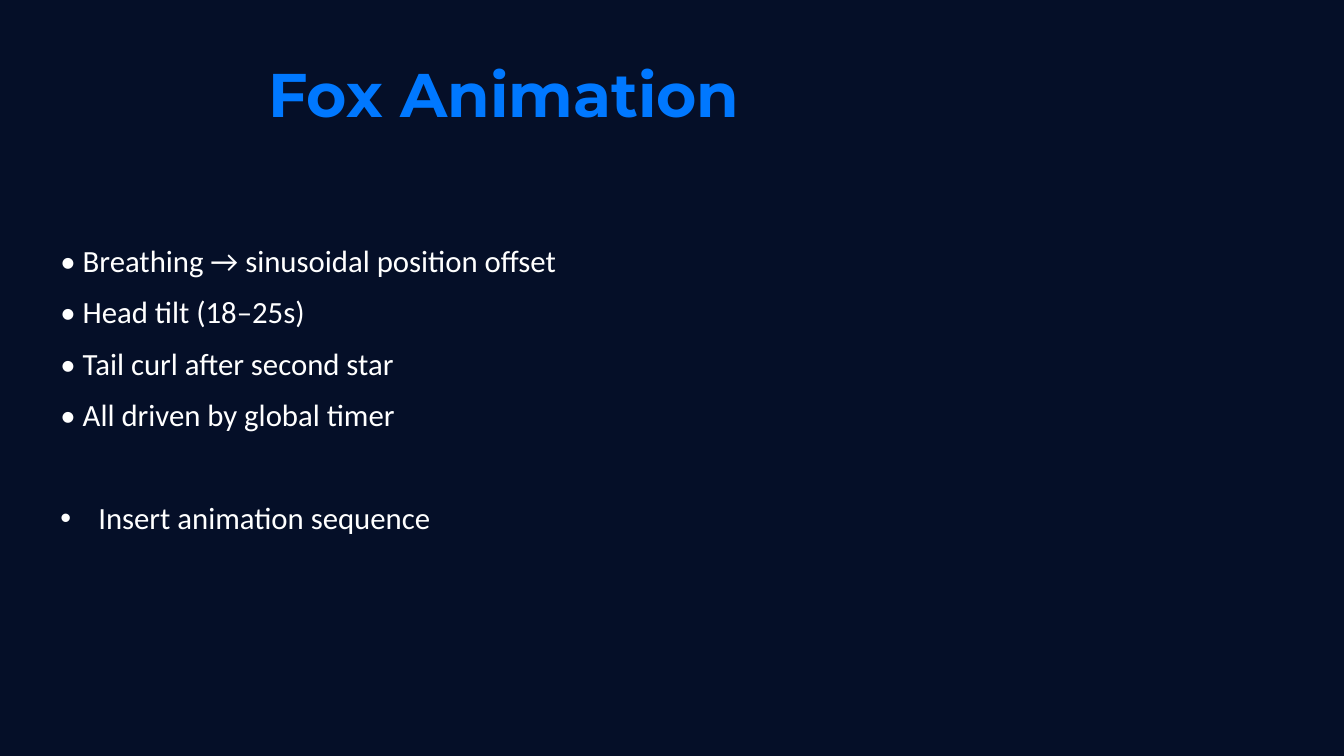
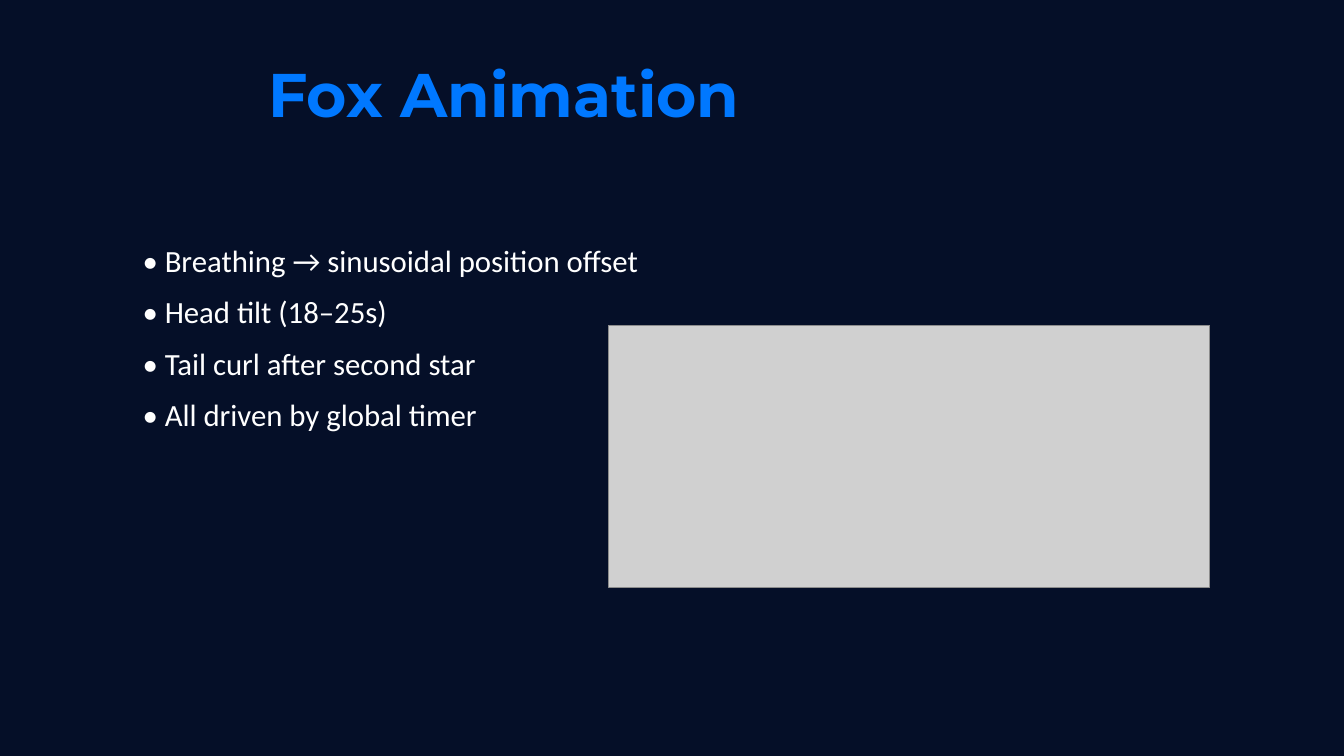
Before and after one commit to Morphex-Mo/COMP4422-Computer-Graphics-Proj, a slide deck: slide 9 of Star_Collector_Presentation_Perfect_16pages.pptx. Drawn at 1344x756 pixels with LibreOffice and Linux fonts; fonts in the diff are those of the drawing; grey boxes stand for pictures. Boxes give left, top, right and bottom in pixels: in the first picture for what was removed or moved away, otherwise in the second. Text is boxed around its words. In the diff, an @@ line names an element or a change of style, - is before the commit and + after.

Commit message:
Remove PrePPT.py and update presentation file
Deleted the PrePPT.py script used to generate the presentation and updated the Star_Collector_Presentation_Perfect_16pages.pptx file. This streamlines the repository by removing the generation script and providing the latest version of the presentation.

```diff
--- a/Star_Collector_Presentation_Perfect_16pages.pptx
+++ b/Star_Collector_Presentation_Perfect_16pages.pptx
@@ text "• Breathing → sinusoidal position ...": place and size @@
-text "• Breathing → sinusoidal position ..." at [83,250,556,534]
+text "• Breathing → sinusoidal position ..." at [165,250,638,432]
@@ picture added at [609,326,1210,588] @@
@@ text at [98,507,430,534]: paragraph removed @@
-• Insert animation sequence
```
Also in this commit, not shown: 13 other slides changed, 1 other file.
